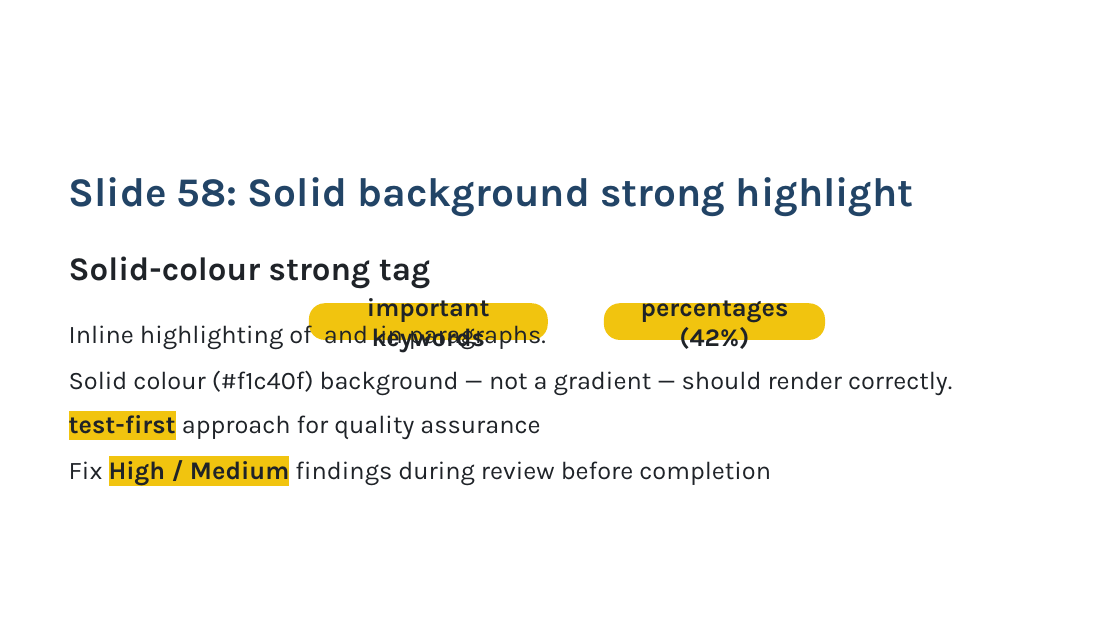
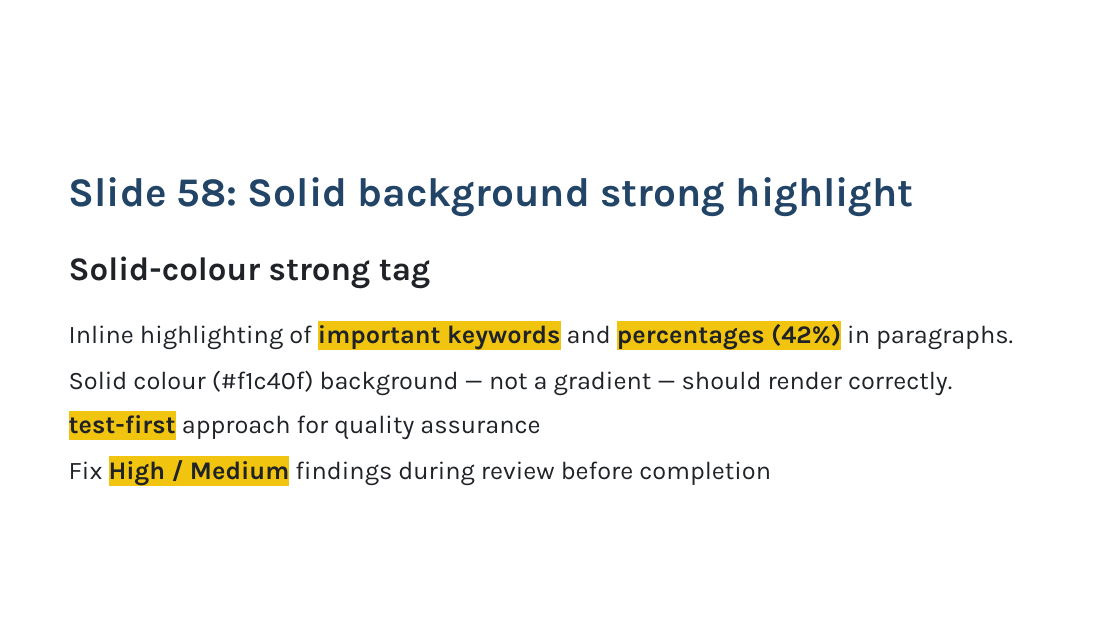
Before and after one commit to KatsuYuzu/marp-to-editable-pptx, a slide deck: slide 58 of output-pptx/test-output.pptx. Drawn at 1120x630 pixels with LibreOffice and Linux fonts; fonts in the diff are those of the drawing. Boxes give left, top, right and bottom in pixels: in the first picture for what was removed or moved away, otherwise in the second. Text is boxed around its words. In the diff, an @@ line names an element or a change of style, - is before the commit and + after.

Commit message:
fix: T5 regression — inline code elements incorrectly treated as badge shapes
The T5 fix (display:inline + borderRadius > 0) was overly broad and matched
inline <code> elements from Marp's default theme, which have:
  - display: inline
  - border-radius: 6px (0.2em at ~30px font-size)
  - background: rgba(129, 139, 152, 0.12) (alpha = 0.12)

Since rgbToHex() ignores alpha, these elements rendered as opaque grey
rectangles in PPTX (RGB 818B98), creating visible grey blocks behind text.
Affected 10 slides: 3, 15, 24, 32, 40, 41, 42, 50, 51, 60.

Fix: tighten display:inline badge detection with two guards:
1. inlineBorderRadius > 6 (excludes code's 6px; real badges have >= 8px)
2. background alpha >= 0.5 (excludes rgba low-alpha code backgrounds)

Tests:
- Added negative test: inline code with borderRadius=6 and semi-transparent
  background must NOT be emitted as a container shape
- Updated T5 test description to reflect > 6 threshold
- 160 tests passing

ADR-17 added to src/native-pptx/README.md

```diff
--- a/output-pptx/test-output.pptx
+++ b/output-pptx/test-output.pptx
@@ text removed at (367,293,490,353) @@
-important keywords
@@ text removed at (641,293,789,353) @@
-percentages (42%)
@@ text at (69,324,1013,350): text changed @@
-Inline highlighting of and in paragraphs.
+Inline highlighting of important keywords and percentages (42%) in paragraphs.
@@ rounded rectangle removed at (309,303,548,340) @@
@@ rounded rectangle removed at (604,303,825,340) @@
```
Also in this commit, not shown: 11 other slides changed, 5 other files.
